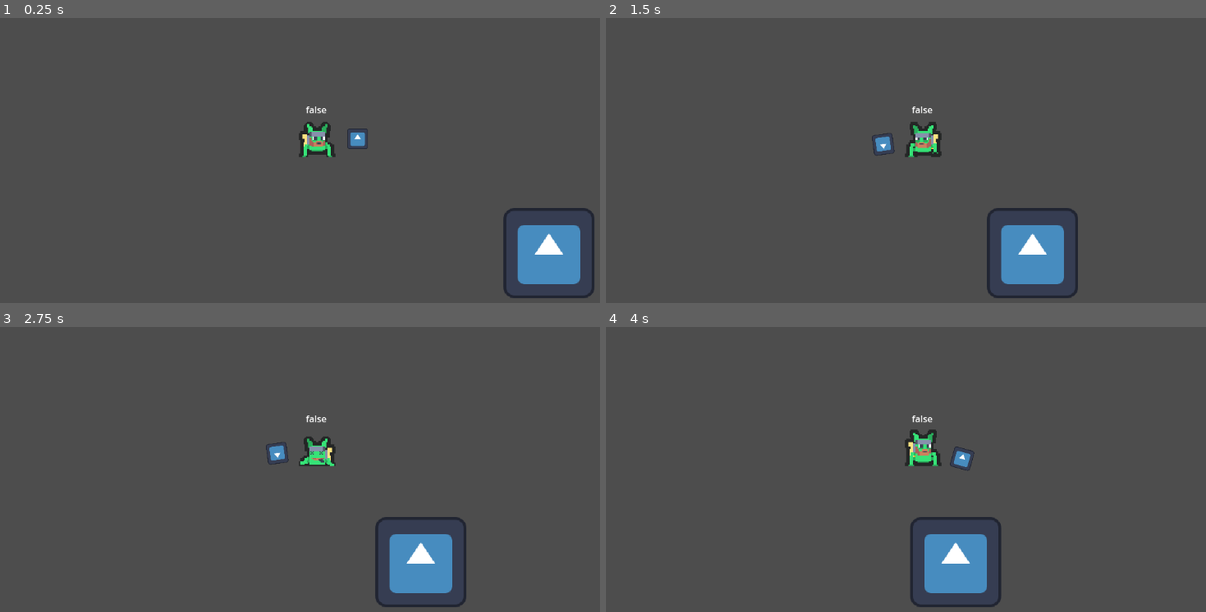
Above: before the commit, frames 1-4 (two rows, left to right).
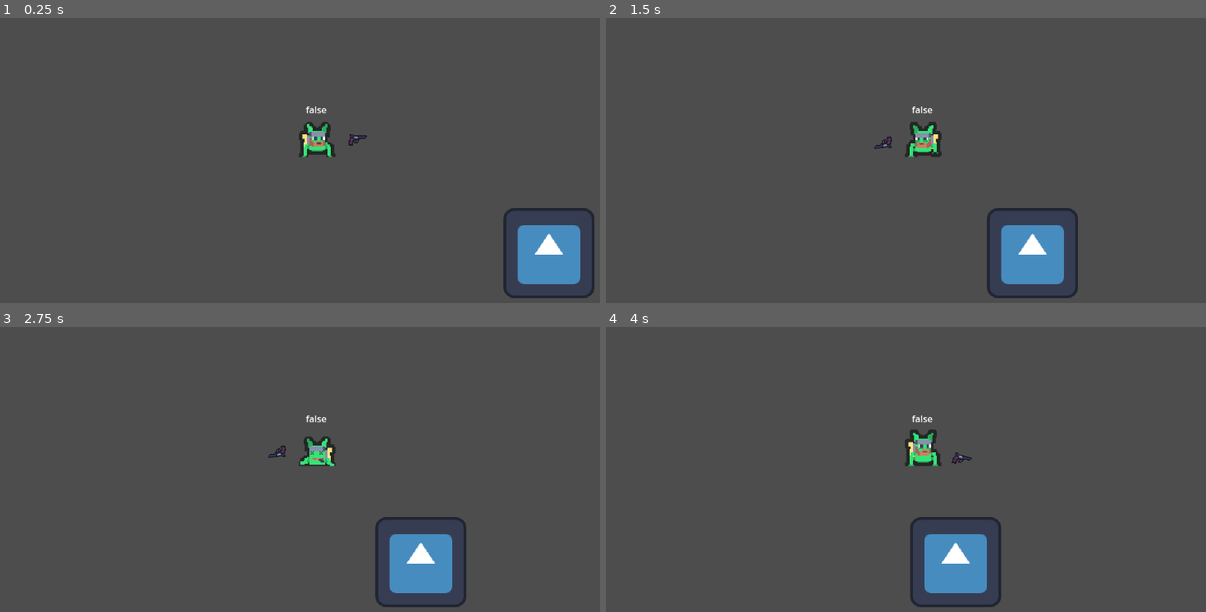
Above: after the commit, the same moments.

Repository: naixsu/CROCPNG
Game: Godot game, scene res://Scenes/Testing/TestBulletHell.tscn
Two runs of this game, one before a commit and one after it. Both use one fixed random seed, a clock stepped at 60 frames per second and the inputs below. This scene is started directly instead of the project's main scene. The engine's default icon, where the game draws it, is replaced by a stand-in: a white triangle on a blue panel in a dark square.
Inputs (mouse positions are in pixels of both pictures, inside the frame that each line leads up to):
- Up to frame 1 (0.25 s): no input
- Up to frame 2 (1.5 s): tap Enter (ui_accept) at 0.5, 0.77 s; move the mouse to (1068, 120) at 0.52 s; press the mouse at (1068, 120) at 0.53 s; hold D (Right) from 0.53 s (still down); right-click (1068, 120) at 0.8 s; move the mouse to (792, 157) at 1.27 s; release the mouse at (792, 157) at 1.28 s; right-click (792, 157) at 1.35 s
- Up to frame 3 (2.75 s): tap Enter (ui_accept) at 1.52 s; click (186, 466) at 1.55 s; move the mouse to (384, 366) at 2.02 s; release D (Right) at 2.03 s; press the mouse at (384, 366) at 2.03 s; hold A (Left) from 2.03 s (still down); right-click (384, 366) at 2.3 s
- Up to frame 4 (4 s): tap Enter (ui_accept) at 2.75, 3.02, 3.77 s; move the mouse to (888, 520) at 2.77 s; release A (Left) at 2.78 s; release the mouse at (888, 520) at 2.78 s; hold D (Right) from 2.78 s (still down); right-click (888, 520) at 2.85 s; click (888, 520) at 3.05 s; move the mouse to (1122, 503) at 3.52 s; hold = (ZoomIn) from 3.53 s (still down); right-click (1122, 503) at 3.8 s

The runs differ from the first frame. In frame 1, 0.2% of the frame differs, in the area x 57-62%, y 38-46%; in frame 2, 0.2%; in frame 3, 0.2%; in frame 4, 0.2%, in the area x 57-62%, y 41-51%.
Error before the commit: Attempt to call function 'connect' in base 'null instance' on a null instance. (res://Scripts/Player/Player.gd:47)
Error after the commit: Attempt to call function 'connect' in base 'null instance' on a null instance. (res://Scripts/Player/Player.gd:54)

Commit message:
Init guns

Diff:
--- a/Scenes/Player/Player.tscn
+++ b/Scenes/Player/Player.tscn
@@ -1,6 +1,5 @@
 [gd_scene load_steps=28 format=3 uid="uid://bgucyml2yx36p"]
 
-[ext_resource type="Texture2D" uid="uid://gxnhy48xdgac" path="res://icon.svg" id="1_57ol8"]
 [ext_resource type="Script" path="res://Scripts/Player/Player.gd" id="1_xmmu7"]
 [ext_resource type="PackedScene" uid="uid://cmksfq3oqnge3" path="res://Scenes/Bullet/Bullet.tscn" id="2_m4sy4"]
 [ext_resource type="Texture2D" uid="uid://7trsw0omcww3" path="res://Assets/Sprites/Player/PlayerDeath.png" id="2_wignm"]
@@ -8,6 +7,7 @@
 [ext_resource type="Texture2D" uid="uid://dxjulnx8uck65" path="res://Assets/Sprites/Player/PlayerIdle.png" id="3_qjmfi"]
 [ext_resource type="PackedScene" uid="uid://c5hp4o5b5b853" path="res://Scenes/Bullet/BulletCB.tscn" id="4_52lxj"]
 [ext_resource type="Texture2D" uid="uid://clug3m78gurbu" path="res://Assets/Sprites/Player/PlayerRun.png" id="4_xxbxq"]
+[ext_resource type="PackedScene" uid="uid://cd3kn0qojj0bm" path="res://Scenes/Testing/JoshTestScenes/Gun.tscn" id="8_l3ssp"]
 [ext_resource type="Script" path="res://Scripts/Testing/NaixTestScripts/CameraZoom.gd" id="9_vptfm"]
 
 [sub_resource type="AtlasTexture" id="AtlasTexture_ma3u8"]
@@ -161,6 +161,10 @@
 properties/5/spawn = true
 properties/5/sync = true
 properties/5/watch = false
+properties/6/path = NodePath("WeaponsManager:rotation")
+properties/6/spawn = true
+properties/6/sync = true
+properties/6/watch = false
 
 [node name="Player" type="CharacterBody2D" groups=["Player"]]
 collision_mask = 4
@@ -180,21 +184,8 @@
 position = Vector2(0, 3)
 shape = SubResource("RectangleShape2D_yqhsm")
 
-[node name="GunRotation" type="Node2D" parent="."]
-
-[node name="ArrowIndicator" type="Sprite2D" parent="GunRotation"]
-z_index = 10
-position = Vector2(71, 0)
-scale = Vector2(0.285, 0.285)
-texture = ExtResource("1_57ol8")
-
-[node name="BulletSpawn" type="Node2D" parent="GunRotation"]
-position = Vector2(90, 0)
-rotation = 1.57079
-
-[node name="FireCooldown" type="Timer" parent="."]
-wait_time = 0.2
-one_shot = true
+[node name="GunRotation" parent="." instance=ExtResource("8_l3ssp")]
+visible = false
 
 [node name="StatsContainer (Not functioning for now)" type="Node2D" parent="."]
 
@@ -216,3 +207,7 @@
 offset_bottom = -40.0
 grow_horizontal = 2
 grow_vertical = 2
+
+[node name="WeaponsManager" type="Node2D" parent="."]
+
+[node name="Pistol" parent="WeaponsManager" instance=ExtResource("8_l3ssp")]
--- /dev/null
+++ b/Scenes/Testing/JoshTestScenes/Gun.tscn
@@ -0,0 +1,19 @@
+[gd_scene load_steps=2 format=3 uid="uid://cd3kn0qojj0bm"]
+
+[ext_resource type="Texture2D" uid="uid://d3h07pkq442w4" path="res://Assets/Weapons/pistol_equipped.png" id="1_vydxv"]
+
+[node name="GunRotation" type="Node2D"]
+
+[node name="ArrowIndicator" type="Sprite2D" parent="."]
+z_index = 10
+texture_filter = 1
+position = Vector2(71, 0)
+texture = ExtResource("1_vydxv")
+
+[node name="BulletSpawn" type="Node2D" parent="."]
+position = Vector2(93, -4)
+rotation = 1.57079
+
+[node name="FireCooldown" type="Timer" parent="."]
+wait_time = 0.2
+one_shot = true
--- a/Scripts/Player/Player.gd
+++ b/Scripts/Player/Player.gd
@@ -14,9 +14,10 @@
 
 # Onready vars here
 @onready var anim = $AnimatedSprite2D
-@onready var gunRotation = $GunRotation
-@onready var fireCooldown = $FireCooldown
+#@onready var gunRotation = $GunRotation
+#@onready var fireCooldown = $GunRotation/FireCooldown
 @onready var multiplayerSynchronizer = $MultiplayerSynchronizer
+@onready var weaponsManager = $WeaponsManager
 
 # Camera Onready Vars TO BE DEBUGGED
 @onready var playerCamera = $Camera2D
@@ -32,6 +33,11 @@
 var dead = false
 var spawn_points = []
 @export var readyState = false # had to avoid 'ready' builtin keyword
+
+var weapons: Array = []
+var currentWeaponIndex = 0
+var currentWeapon
+
 # multiplayer syncing
 #var syncPos = Vector2(0, 0)
 #var syncRot = 0
@@ -44,6 +50,7 @@
 #	for child in children:
 #		if child is Marker2D:
 #			spawn_points.append(child)
+	init_weapons()
 	readyPrompt.connect("toggle_ready", toggle_ready)
 
 	multiplayerSynchronizer.set_multiplayer_authority(str(name).to_int())
@@ -112,6 +119,9 @@
 #		spawn.rpc()
 	pass
 
+func init_weapons():
+	weapons = weaponsManager.get_children()
+	currentWeapon = weapons[currentWeaponIndex]
 
 func can_shoot_in_physics():
 	if Input.is_action_just_pressed("Fire"):
@@ -119,7 +129,9 @@
 
 func update_gun_rotation():
 	# Rotates the gun arrow according to the mouse position
-	gunRotation.look_at(get_global_mouse_position())
+#	gunRotation.look_at(get_global_mouse_position())
+	weaponsManager.look_at(get_global_mouse_position())
+	pass
 
 func update_animation():
 	flip_sprite()
@@ -154,34 +166,24 @@
 
 @rpc("any_peer", "call_local")
 func fire():
-	if fireCooldown.is_stopped():
-		print("Fire")
-		var b = BulletCB.instantiate()
-		b.global_position = gunRotation.get_node("BulletSpawn").global_position
-		b.rotation_degrees = gunRotation.rotation_degrees
-##		Add bullet to the tree
-		get_tree().root.add_child(b)
-
-#		var b = Bullet.instantiate()
+#	if fireCooldown.is_stopped():
+#		print("Fire")
+#		var b = BulletCB.instantiate()
 #		b.global_position = gunRotation.get_node("BulletSpawn").global_position
 #		b.rotation_degrees = gunRotation.rotation_degrees
-#	# 	Add bullet to the tree
+###		Add bullet to the tree
 #		get_tree().root.add_child(b)
-	#
-	#	# Set direction of bullet
-	#	var target = get_global_mouse_position()
-	#	var direction_to_mouse = b.global_position.direction_to(target).normalized()
-	#	b.set_direction(direction_to_mouse)
-
-		# Commenting coz of synch issues
-		# Add bullet to the tree
-	#	get_tree().root.add_child(b)
-#		var target = get_global_mouse_position()
-#		var pos = gunRotation.get_node("BulletSpawn").global_position
-#		var directionToMouse = pos.direction_to(target).normalized()
-#		emit_signal("player_fired_bullet", b, pos, directionToMouse)
-
-		fireCooldown.start()
+#		fireCooldown.start()
+	if currentWeapon.get_node("FireCooldown").is_stopped():
+		print("{0} Fire!".format({
+			"0": str(currentWeapon.name)
+		}))
+		var b = BulletCB.instantiate()
+		b.global_position = currentWeapon.get_node("BulletSpawn").global_position
+		b.rotation_degrees = weaponsManager.rotation_degrees
+		get_tree().root.add_child(b)
+		currentWeapon.get_node("FireCooldown").start()
+	pass
 
 
 func handle_hit():
